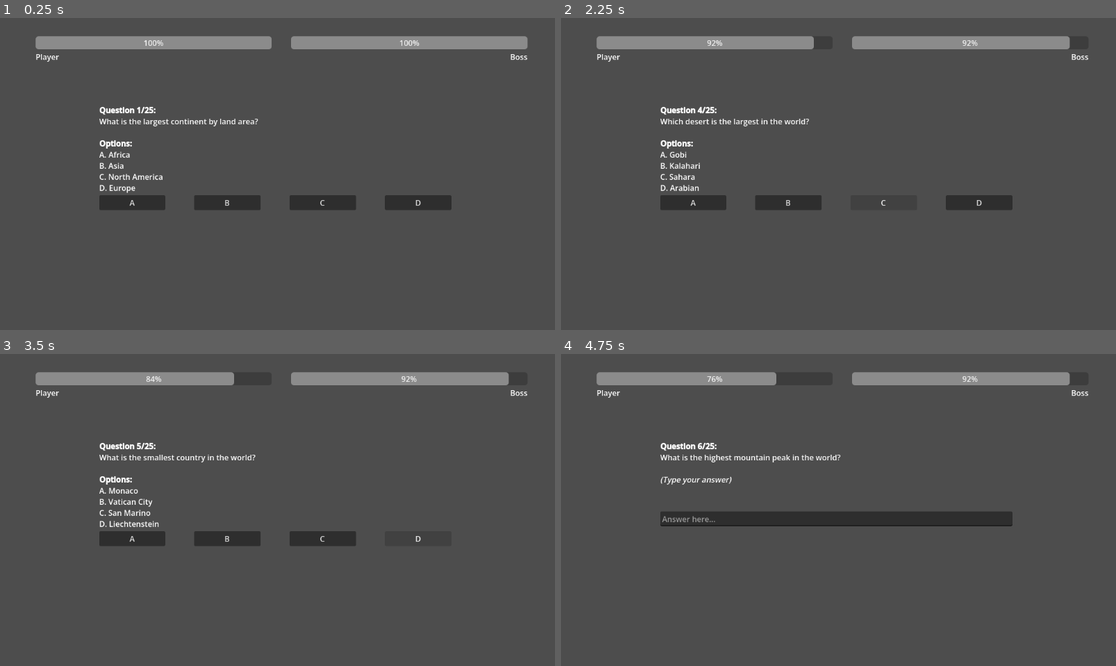
Above: before the commit, frames 1-4 (two rows, left to right).
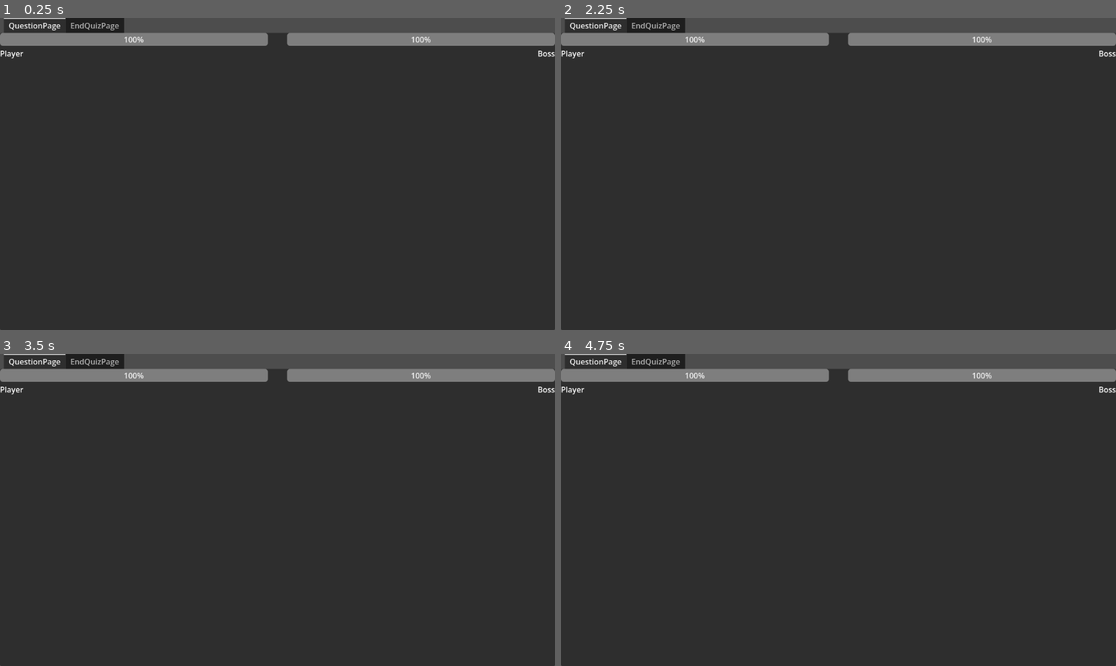
Above: after the commit, the same moments.

Repository: NwizuEmmanuel/quiz-combat
Game: Godot game, scene res://Arena.tscn
The game is run twice, just before and just after one commit, with the same random seed, the same clock (stepped at 60 frames per second) and the same inputs.
Inputs (mouse positions are in pixels of both pictures, inside the frame that each line leads up to):
- Up to frame 1 (0.25 s): no input
- Up to frame 2 (2.25 s): click (694, 202) at 0.5 s, where only the run before the commit has a clickable "A"; click (788, 202) at 1.25 s, where only the run before the commit has a clickable "B"; click (882, 202) at 2 s, where only the run before the commit has a clickable "C"
- Up to frame 3 (3.5 s): click (416, 538) at 2.75 s, where only the run before the commit has a clickable "D"
- Up to frame 4 (4.75 s): click (694, 538) at 3.5 s, where only the run before the commit has a clickable "A"; tap Enter at 4.25 s

The runs differ from the first frame. In frame 1, 91% of the frame differs, in the area x 0-100%, y 0-100%; in frame 2, 91%; in frame 3, 92%; in frame 4, 91%.

Commit message:
refactor: update UI structure in Arena scene and improve life management functions

Diff:
--- a/Arena.gd
+++ b/Arena.gd
@@ -1,23 +1,29 @@
 extends Control
 
-@onready var question_richtext_label := $VBoxContainer/QuestionRichTextLabel
-@onready var answer_lineedit := $VBoxContainer/AnswerInput
-@onready var player_bar = $HBoxContainer/PlayerBarBox/PlayerBar
-@onready var boss_bar = $HBoxContainer/BossBarBox/BossBar
-@onready var boss_bar_box = $HBoxContainer/BossBarBox
-@onready var player_bar_box = $HBoxContainer/PlayerBarBox
+@onready var question_richtext_label := $TabContainer/QuestionPage/VBoxContainer/QuestionRichTextLabel
+@onready var answer_lineedit := $TabContainer/QuestionPage/VBoxContainer/AnswerInput
+@onready var player_bar = $TabContainer/QuestionPage/HBoxContainer/PlayerBarBox/PlayerBar
+@onready var boss_bar = $TabContainer/QuestionPage/HBoxContainer/BossBarBox/BossBar
+@onready var boss_bar_box = $TabContainer/QuestionPage/HBoxContainer/BossBarBox
+@onready var player_bar_box = $TabContainer/QuestionPage/HBoxContainer/PlayerBarBox
 
-@onready var options_box = $VBoxContainer/OptionsBox
+@onready var options_box = $TabContainer/QuestionPage/VBoxContainer/OptionsBox
+@onready var start_quiz_panel = $TabContainer/EndQuizPage/StartQuizPanel
+@onready var start_quiz_title = $TabContainer/EndQuizPage/StartQuizPanel/Title
 
 
 var questions = []
 var total_questions = 0
 var current_question = 0
 var score = 0
-var boss_life = 100.0
-var player_life = 100.0
+var boss_life = 100
+var player_life = 100
+var correct_answers = 0
+var wrong_answers = 0
+var score_percentage = 0
+var unattended_questions = 0
 
-func set_player_boss_life():
+func give_player_boss_life():
 	player_bar.value = player_life
 	boss_bar.value = boss_life
 
@@ -27,28 +33,32 @@
 	load_questions()
 	get_total_question()
 	display_question()
-	set_player_boss_life()
+	give_player_boss_life()
 
 func _process(_delta: float) -> void:
-	var q = questions[current_question]
-	if boss_life == 0.0 or player_life == 0.0:
-		restart_quiz()
-	if q["type"] == 0:
-		answer_lineedit.hide()
-		options_box.show()
-	elif q["type"] == 1:
-		answer_lineedit.show()
-		options_box.hide()
+	if boss_life <= 0.0 or player_life <= 0.0:
+		reset_quiz()
 
 func display_question():
 	# Check if we've reached the end
-	if current_question >= total_questions:
-		question_richtext_label.text = "Quiz Complete! Thanks for playing!"
+	if current_question >= total_questions or (boss_life <= 0.0 or player_life <= 0.0):
+		score_percentage = score * (100.0 / total_questions)
+		unattended_questions = total_questions - current_question
+		var result_text = "[b]Quiz over![/b]\n"
+		result_text += "[b]Score:[/b] %.1f%%\n" % score_percentage
+		result_text += "[b]Correct answers:[/b] %d\t[b]Wrong answers:[/b] %d\t[b]Unattended question:[/b] %d\n" % [correct_answers,wrong_answers,unattended_questions]
+		result_text += "[b]Total questions:[/b] %d" % total_questions
+		start_quiz_title.text = result_text
+		#options_box.hide()
+		#player_bar_box.hide()
+		#boss_bar_box.hide()
 		reset_quiz()
+		start_quiz_panel.show()
 		return
 
 	var q = questions[current_question]
 	var question_text = ""
+
 
 	# Format the question number
 	question_text += "[b]Question %d/%d:[/b]\n" % [current_question + 1, total_questions]
@@ -68,10 +78,13 @@
 		question_text += "B. %s\n" % option_b
 		question_text += "C. %s\n" % option_c
 		question_text += "D. %s\n" % option_d
-
+		answer_lineedit.hide()
+		options_box.show()
 	# Check for identification
 	if q["type"] == 1:
 		question_text += "[i](Type your answer)[/i]"
+		answer_lineedit.show()
+		options_box.hide()
 
 	question_richtext_label.text = question_text
 
@@ -114,17 +127,11 @@
 	boss_life -= damage_point
 	boss_bar.value = boss_life
 
-	if player_life == 0.0:
-		reset_quiz()
-
 
 func boss_damage():
 	var damage_point = (100.0 / total_questions) * 2
 	player_life -= damage_point
 	player_bar.value = player_life
-
-	if boss_life == 0.0:
-		reset_quiz()
 
 
 func check_answer(selected_option):
@@ -134,24 +141,17 @@
 	if selected_option == correct_answer:
 		score += 1
 		player_damage()
-		print("Correct! Score: ", score)
+		correct_answers += 1
 	else:
 		boss_damage()
-		print("Wrong! Score: ", score)
-
-func restart_quiz():
-	player_bar_box.show()
-	boss_bar_box.show()
-	display_question()
+		wrong_answers += 1
 
 func reset_quiz():
 	current_question = 0
 	score = 0
 	player_life = 100.0
 	boss_life = 100.0
-	set_player_boss_life()
-	player_bar_box.hide()
-	boss_bar_box.hide()
+	give_player_boss_life()
 
 
 func _on_btn_a_pressed() -> void:
--- a/Arena.tscn
+++ b/Arena.tscn
@@ -11,64 +11,62 @@
 grow_vertical = 2
 script = ExtResource("1_bcb0y")
 
-[node name="HBoxContainer" type="HBoxContainer" parent="." unique_id=964260501]
+[node name="TabContainer" type="TabContainer" parent="." unique_id=1645611408]
 layout_mode = 1
-anchors_preset = -1
-anchor_left = 0.06423611
-anchor_top = 0.058641974
-anchor_right = 0.9507986
-anchor_bottom = 0.16385186
-offset_right = -0.3199997
-offset_bottom = -0.1760025
+anchors_preset = 15
+anchor_right = 1.0
+anchor_bottom = 1.0
+grow_horizontal = 2
+grow_vertical = 2
+current_tab = 0
+
+[node name="QuestionPage" type="VBoxContainer" parent="TabContainer" unique_id=1980597843]
+layout_mode = 2
+metadata/_tab_index = 0
+
+[node name="HBoxContainer" type="HBoxContainer" parent="TabContainer/QuestionPage" unique_id=964260501]
+layout_mode = 2
 theme_override_constants/separation = 40
 metadata/_edit_use_anchors_ = true
 
-[node name="PlayerBarBox" type="VBoxContainer" parent="HBoxContainer" unique_id=1189427695]
+[node name="PlayerBarBox" type="VBoxContainer" parent="TabContainer/QuestionPage/HBoxContainer" unique_id=1189427695]
 layout_mode = 2
 size_flags_horizontal = 3
 size_flags_vertical = 0
 size_flags_stretch_ratio = 0.5
 metadata/_edit_use_anchors_ = true
 
-[node name="PlayerBar" type="ProgressBar" parent="HBoxContainer/PlayerBarBox" unique_id=1854774264]
+[node name="PlayerBar" type="ProgressBar" parent="TabContainer/QuestionPage/HBoxContainer/PlayerBarBox" unique_id=1854774264]
 layout_mode = 2
 metadata/_edit_use_anchors_ = true
 
-[node name="Label" type="Label" parent="HBoxContainer/PlayerBarBox" unique_id=713975233]
+[node name="Label" type="Label" parent="TabContainer/QuestionPage/HBoxContainer/PlayerBarBox" unique_id=713975233]
 layout_mode = 2
 text = "Player"
 
-[node name="BossBarBox" type="VBoxContainer" parent="HBoxContainer" unique_id=963944453]
+[node name="BossBarBox" type="VBoxContainer" parent="TabContainer/QuestionPage/HBoxContainer" unique_id=963944453]
 layout_mode = 2
 size_flags_horizontal = 3
 size_flags_vertical = 0
 size_flags_stretch_ratio = 0.5
 metadata/_edit_use_anchors_ = true
 
-[node name="BossBar" type="ProgressBar" parent="HBoxContainer/BossBarBox" unique_id=1631586638]
+[node name="BossBar" type="ProgressBar" parent="TabContainer/QuestionPage/HBoxContainer/BossBarBox" unique_id=1631586638]
 layout_mode = 2
 metadata/_edit_use_anchors_ = true
 
-[node name="Label" type="Label" parent="HBoxContainer/BossBarBox" unique_id=1038620419]
+[node name="Label" type="Label" parent="TabContainer/QuestionPage/HBoxContainer/BossBarBox" unique_id=1038620419]
 layout_mode = 2
 text = "Boss"
 horizontal_alignment = 2
 
-[node name="VBoxContainer" type="VBoxContainer" parent="." unique_id=2139320764]
-layout_mode = 1
-anchors_preset = -1
-anchor_left = 0.17899306
-anchor_top = 0.27827162
-anchor_right = 0.813132
-anchor_bottom = 0.5523581
-offset_left = -0.2000122
-offset_top = -0.32000732
-offset_right = 0.27197266
-offset_bottom = 0.07196045
+[node name="VBoxContainer" type="VBoxContainer" parent="TabContainer/QuestionPage" unique_id=2139320764]
+visible = false
+layout_mode = 2
 size_flags_horizontal = 3
 metadata/_edit_use_anchors_ = true
 
-[node name="QuestionRichTextLabel" type="RichTextLabel" parent="VBoxContainer" unique_id=741213471]
+[node name="QuestionRichTextLabel" type="RichTextLabel" parent="TabContainer/QuestionPage/VBoxContainer" unique_id=741213471]
 layout_mode = 2
 size_flags_vertical = 3
 size_flags_stretch_ratio = 3.0
@@ -77,37 +75,75 @@
 fit_content = true
 metadata/_edit_use_anchors_ = true
 
-[node name="AnswerInput" type="LineEdit" parent="VBoxContainer" unique_id=1537207723]
+[node name="AnswerInput" type="LineEdit" parent="TabContainer/QuestionPage/VBoxContainer" unique_id=1537207723]
 visible = false
 layout_mode = 2
 placeholder_text = "Answer here..."
 
-[node name="OptionsBox" type="HBoxContainer" parent="VBoxContainer" unique_id=1185272804]
+[node name="OptionsBox" type="HBoxContainer" parent="TabContainer/QuestionPage/VBoxContainer" unique_id=1185272804]
 layout_mode = 2
 theme_override_constants/separation = 60
 
-[node name="BtnA" type="Button" parent="VBoxContainer/OptionsBox" unique_id=1609506180]
+[node name="BtnA" type="Button" parent="TabContainer/QuestionPage/VBoxContainer/OptionsBox" unique_id=1609506180]
 layout_mode = 2
 size_flags_horizontal = 3
+focus_mode = 0
 text = "A"
 
-[node name="BtnB" type="Button" parent="VBoxContainer/OptionsBox" unique_id=1702507222]
+[node name="BtnB" type="Button" parent="TabContainer/QuestionPage/VBoxContainer/OptionsBox" unique_id=1702507222]
 layout_mode = 2
 size_flags_horizontal = 3
+focus_mode = 0
 text = "B"
 
-[node name="BtnC" type="Button" parent="VBoxContainer/OptionsBox" unique_id=1609707850]
+[node name="BtnC" type="Button" parent="TabContainer/QuestionPage/VBoxContainer/OptionsBox" unique_id=1609707850]
 layout_mode = 2
 size_flags_horizontal = 3
+focus_mode = 0
 text = "C"
 
-[node name="BtnD" type="Button" parent="VBoxContainer/OptionsBox" unique_id=1752621232]
+[node name="BtnD" type="Button" parent="TabContainer/QuestionPage/VBoxContainer/OptionsBox" unique_id=1752621232]
 layout_mode = 2
 size_flags_horizontal = 3
+focus_mode = 0
 text = "D"
 
-[connection signal="text_submitted" from="VBoxContainer/AnswerInput" to="." method="_on_answer_input_text_submitted"]
-[connection signal="pressed" from="VBoxContainer/OptionsBox/BtnA" to="." method="_on_btn_a_pressed"]
-[connection signal="pressed" from="VBoxContainer/OptionsBox/BtnB" to="." method="_on_btn_b_pressed"]
-[connection signal="pressed" from="VBoxContainer/OptionsBox/BtnC" to="." method="_on_btn_c_pressed"]
-[connection signal="pressed" from="VBoxContainer/OptionsBox/BtnD" to="." method="_on_btn_d_pressed"]
+[node name="EndQuizPage" type="PanelContainer" parent="TabContainer" unique_id=213923248]
+visible = false
+layout_mode = 2
+metadata/_tab_index = 1
+
+[node name="StartQuizPanel" type="Panel" parent="TabContainer/EndQuizPage" unique_id=1204353142]
+visible = false
+layout_mode = 2
+metadata/_edit_use_anchors_ = true
+
+[node name="Title" type="RichTextLabel" parent="TabContainer/EndQuizPage/StartQuizPanel" unique_id=2018213537]
+layout_mode = 1
+anchors_preset = -1
+anchor_left = 0.055155877
+anchor_top = 0.06628242
+anchor_right = 0.9377842
+anchor_bottom = 0.6950144
+offset_right = -0.056007385
+offset_bottom = -0.17000198
+bbcode_enabled = true
+metadata/_edit_use_anchors_ = true
+
+[node name="StartQuizBtn" type="Button" parent="TabContainer/EndQuizPage/StartQuizPanel" unique_id=17934988]
+layout_mode = 1
+anchors_preset = -1
+anchor_left = 0.3003732
+anchor_top = 0.8040346
+anchor_right = 0.6876634
+anchor_bottom = 0.90776944
+offset_right = 0.5
+offset_bottom = 0.0039978027
+text = "START QUIZ"
+metadata/_edit_use_anchors_ = true
+
+[connection signal="text_submitted" from="TabContainer/QuestionPage/VBoxContainer/AnswerInput" to="." method="_on_answer_input_text_submitted"]
+[connection signal="pressed" from="TabContainer/QuestionPage/VBoxContainer/OptionsBox/BtnA" to="." method="_on_btn_a_pressed"]
+[connection signal="pressed" from="TabContainer/QuestionPage/VBoxContainer/OptionsBox/BtnB" to="." method="_on_btn_b_pressed"]
+[connection signal="pressed" from="TabContainer/QuestionPage/VBoxContainer/OptionsBox/BtnC" to="." method="_on_btn_c_pressed"]
+[connection signal="pressed" from="TabContainer/QuestionPage/VBoxContainer/OptionsBox/BtnD" to="." method="_on_btn_d_pressed"]
